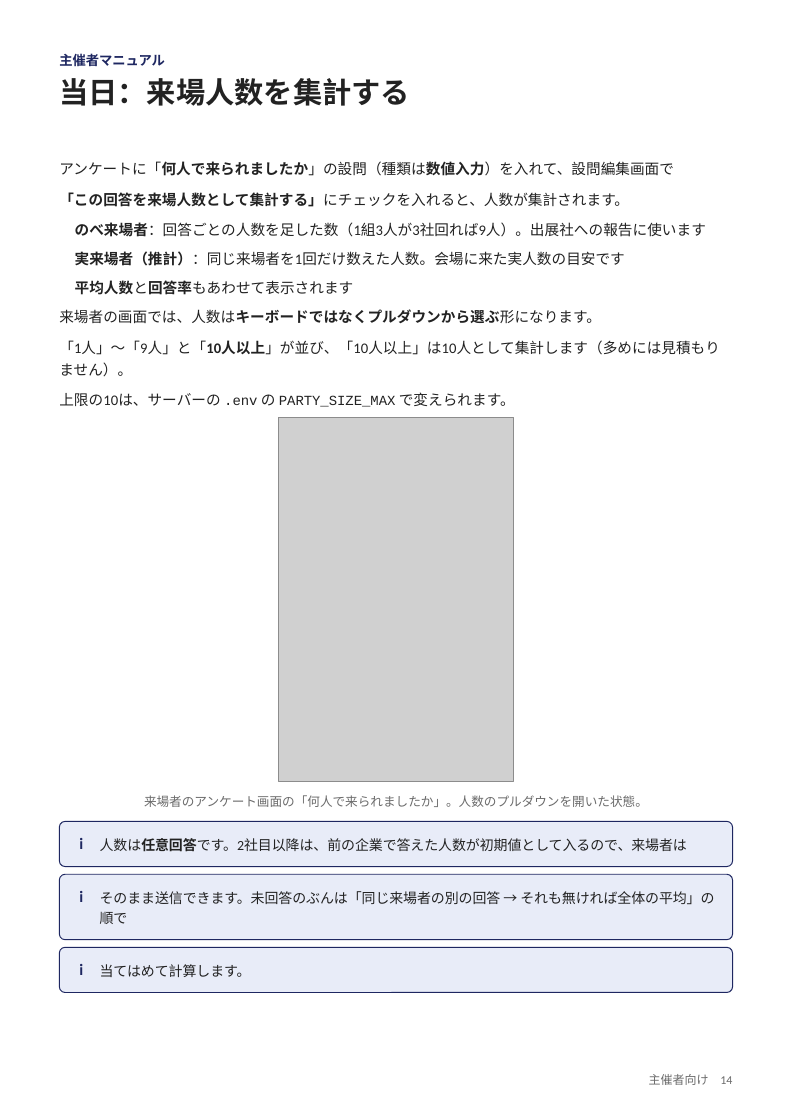
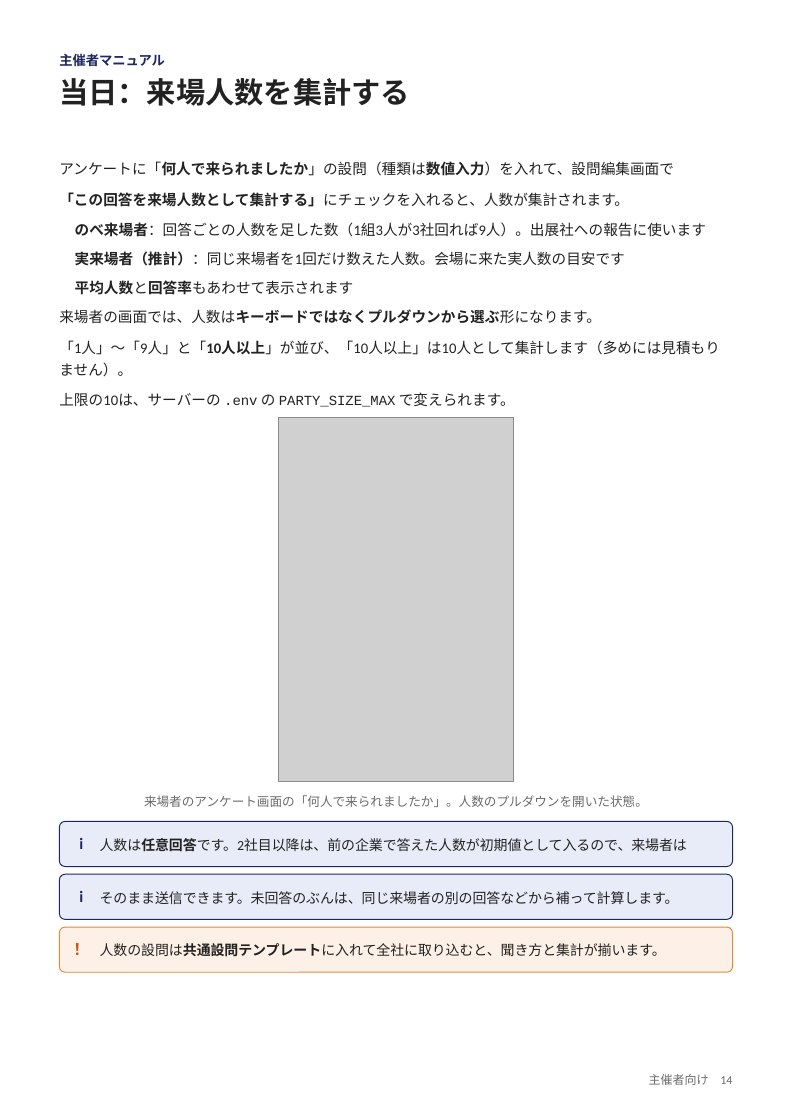
Before and after one commit to nisplus/enque, a slide deck: slide 14 of docs/manual-organizer.pptx. Drawn at 792x1120 pixels with LibreOffice and Linux fonts; fonts in the diff are those of the drawing; grey boxes stand for pictures. Boxes give left, top, right and bottom in pixels: in the first picture for what was removed or moved away, otherwise in the second. Text is boxed around its words. In the diff, an @@ line names an element or a change of style, - is before the commit and + after.

```diff
--- a/docs/manual-organizer.pptx
+++ b/docs/manual-organizer.pptx
@@ rounded rectangle: place and size @@
-rounded rectangle at [59, 874, 733, 939]
+rounded rectangle at [59, 874, 733, 919]
@@ rounded rectangle at [59, 874, 733, 919]: proportions changed @@
@@ text at [100, 891, 679, 904]: text changed @@
-そのまま送信できます。未回答のぶんは「同じ来場者の別の回答 → それも無ければ全体の平均」の順で
+そのまま送信できます。未回答のぶんは、同じ来場者の別の回答などから補って計算します。
@@ rounded rectangle: place and size @@
-rounded rectangle at [59, 947, 733, 992]
+rounded rectangle at [59, 927, 733, 972]
@@ rounded rectangle at [59, 927, 733, 972]: fill #E8ECF8 to #FDF0E6; outline #1E2761 0.75 pt to #E08A3C 0.75 pt @@
@@ text at [100, 943, 666, 957]: text changed @@
-当てはめて計算します。
+人数の設問は共通設問テンプレートに入れて全社に取り込むと、聞き方と集計が揃います。
@@ text at [79, 964, 83, 975]: text changed; text colour #1E2761 to #C25A17 @@
-i
+！
```
Also in this commit, not shown: 2 other slides changed, 12 other files.
